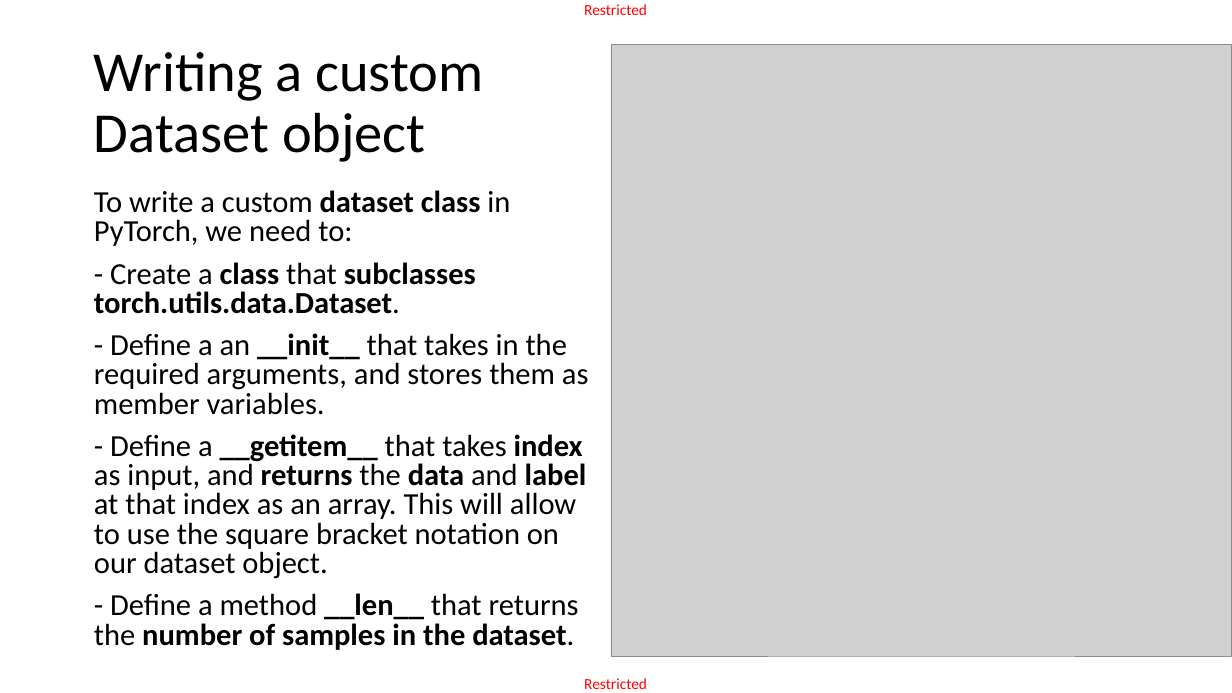
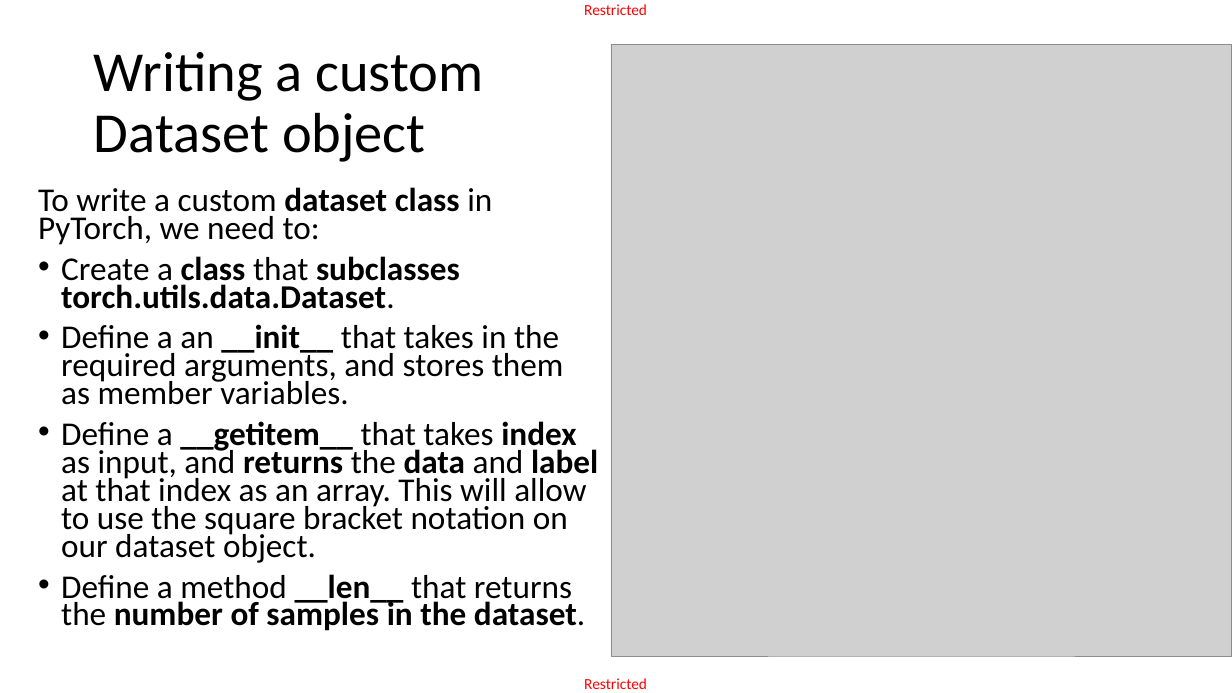
Before and after one commit to matthieudemari/SUTD_DL_50_039, a slide deck: slide 15 of W3/3. W3S3 final/W3S3.pptx. Drawn at 1232x693 pixels with LibreOffice and Linux fonts; fonts in the diff are those of the drawing; grey boxes stand for pictures. Boxes give left, top, right and bottom in pixels: in the first picture for what was removed or moved away, otherwise in the second. Text is boxed around its words. In the diff, an @@ line names an element or a change of style, - is before the commit and + after.

```diff
--- a/W3/3. W3S3 final/W3S3.pptx
+++ b/W3/3. W3S3 final/W3S3.pptx
@@ text "To write a custom dataset ...": place and size @@
-text "To write a custom dataset ..." at (94,190,589,650)
+text "To write a custom dataset ..." at (38,187,598,631)
@@ text at (38,187,492,245): size 23.8 to 25.9 pt in "To write a custom dataset class in ..."; line spacing 0.8 to 0.7 @@
@@ text at (61,256,598,631): text changed; size 23.8 to 25.9 pt @@
-- Create a class that subclasses torch.utils.data.Dataset.
-- Define a an __init__ that takes in the required arguments, and stores them as member variables.
-- Define a __getitem__ that takes index as input, and returns the data and label at that index as an array. This will allow to use the square bracket notation on our dataset object.
-- Define a method __len__ that returns the number of samples in the dataset.
+• Create a class that subclasses torch.utils.data.Dataset.
+• Define a an __init__ that takes in the required arguments, and stores them as member variables.
+• Define a __getitem__ that takes index as input, and returns the data and label at that index as an array. This will allow to use the square bracket notation on our dataset object.
+• Define a method __len__ that returns the number of samples in the dataset.
```
Also in this commit, not shown: 30 other slides changed, 1 slide added, 1 slide removed, 10 other files.
